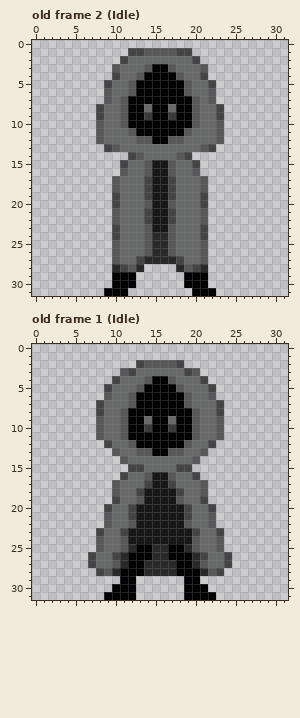
Pixel-art file, stored at AsespriteFiles/NeutralHood.aseprite. The picture above is the old version.
32x32 pixels, 6 frames. Colours within 5 levels of each other are drawn and written as one. Shown: old frame 2 (Idle), old frame 1 (Idle). The commit also changed other frames, which this record leaves out.
After the commit:
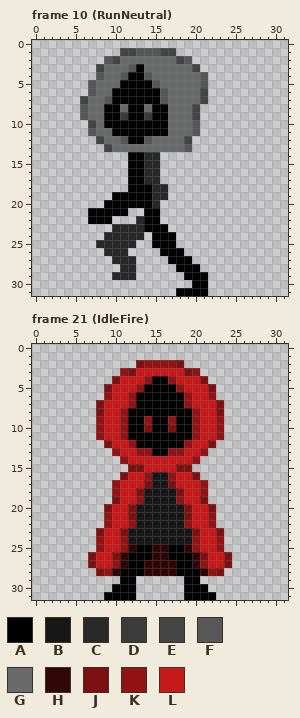
Palette (. is transparent): A #000000  B #171717  C #292929  D #3b3b3b  E #454545  F #575757  G #696a6a  H #300606  J #7d1010  K #911313  L #c71a1a
A new or re-ordered frame is compared with the old frame closest to it.
What changed:
frames 6 -> 100
layer "Run/Body" added
Changed rows in their new state; - is an unchanged pixel.
Frame 10 (RunNeutral) is new; against old frame 2 (Idle):
first column x 6:
 1 -----E-F--EE..----
 2 ---FEG------EF.---
 3 --EGG-FAGGGG--E.--
 4 --FGGFAAFGGGG--F--
 5 -FGG-AA--FGGGG-F.-
 6 -FGGAAA---FGGG-E.-
 7 EGG-AA----FGGGGE.-
 8 FGGAAG------GGE...
 9 FGGAAD-----GGGE...
10 -EGAAA-----GGG-...
11 -FG-AAA----GGGF...
12 --E--FAA-GGGGE....
13 ----G--------F...-
14 ------AACC....----
15 -----.AACC.....---
16 -----.AACC.....---
17 ----..AACC......--
18 ----..AAACC.....--
19 ----AAAAACC.....--
20 ---AAAAAAC......--
21 -AAAAA..AA......--
22 -AAA...CAA......--
23 ----CCCCAAA.....--
24 ---CCCCC.AAA....--
25 --CCCCC..AAA....--
26 ---CCC....AAA...--
27 ----CCC....AAA..--
28 ----.CC.----AAA.--
29 ----CCC-----------
30 ----...------.----
31 ---...------AA--.-
Frame 21 (IdleFire) is new; against old frame 1 (Idle):
first column x 7:
 2 ------JKKKKJ------
 3 ----KJLLLLLLJK----
 4 ---JLLLK--KLLLJ---
 5 --JLLLK----KLLLJ--
 6 --KLLK------KLLK--
 7 -JLLLK------KLLLJ-
 8 -JLLK--------KLLJ-
 9 -KLLK--K--K--KLLK-
10 -KLLK--J--J--KLLK-
11 -KLLK--------KLLK-
12 --JLLK------KLLJ--
13 ---KLLKK--KKLLK---
14 ----KLLLLLLLLK----
15 -----JJLLLLJJ-----
16 ----JLLK--KLLJ----
17 ---KLLLJ--JLLLK---
18 ---KLLJ----JLLK---
19 ---JLLK----KLLJ---
20 --JLLJ------JLLJ--
21 --KLLJ------JLLK--
22 --KLLK------KLLK--
23 -JLLJ--------JLLJ-
24 -KLLK--------KLLK-
25 -KLLKH--HH--HKLLK-
26 JLLJH---HH---HJLLJ
27 JLLKH--HHHH--HKLLJ
28 -JKH---HHHH---HKJ-
Where, in picture pixels (left, top, right, bottom), the same in both pictures:
changed: (80, 48, 224, 296)
changed: (88, 360, 232, 576)
